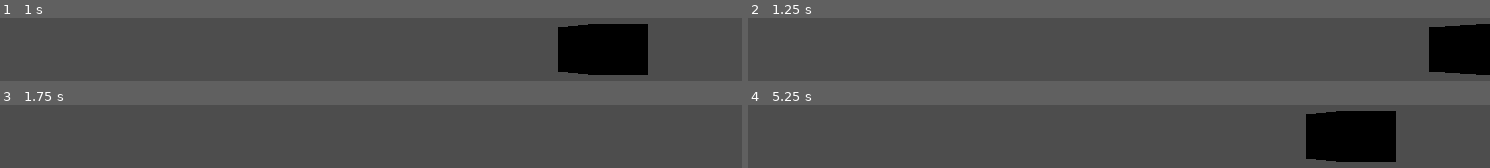
Above: before the commit, frames 1-4 (two rows, left to right).
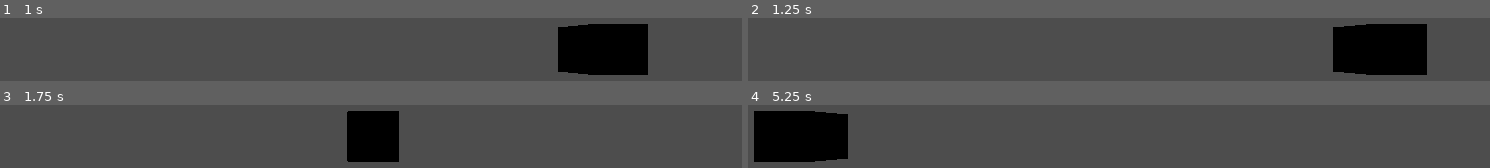
Above: after the commit, the same moments.

Repository: the-g-force/ClownTown
Game: Godot game, scene res://world.tscn
The game is run twice, just before and just after one commit, with the same random seed, the same clock (stepped at 60 frames per second) and the same inputs.
Inputs:
- Up to frame 1 (1 s): tap Enter at 0.5 s; hold D (move_right) from 0.53 s (still down)
- Up to frame 2 (1.25 s): keep holding D (move_right)
- Up to frame 3 (1.75 s): release D (move_right) at 1.28 s; hold A (move_left) from 1.28 s (still down)
- Up to frame 4 (5.25 s): release A (move_left) at 2.03 s; hold D (move_right) 2.03-3.53 s; hold A (move_left) from 3.53 s (still down)

Frame 1 is identical in both runs. In frame 2, 16% of the frame differs, in the area x 78-100%, y 9-91%; in frame 3, 5.7%; in frame 4, 20%, in the area x 0-88%, y 9-91%.

Commit message:
limit lane change to 3 lanes

Diff:
--- a/project/player/player.gd
+++ b/project/player/player.gd
@@ -1,19 +1,25 @@
 extends Area3D
+
+enum Lanes {LEFT, CENTER, RIGHT}
 
 @export var lane_width := 6.0
 @export var lane_change_time := 0.5
 
 var _is_moving := false
+var _current_lane := Lanes.CENTER
 
 
 func _process(_delta:float)->void:
-	var motion_axis := Input.get_axis("move_left", "move_right")
-	if not _is_moving and motion_axis != 0:
-		_change_lanes(sign(motion_axis))
+	var direction := signf(Input.get_axis("move_left", "move_right"))
+	if not _is_moving and direction != 0:
+		if not (direction < 0 and _current_lane == Lanes.LEFT) and (not
+				(direction > 0 and _current_lane == Lanes.RIGHT)):
+			_change_lanes(direction)
 
 
 func _change_lanes(direction:int)->void:
 	_is_moving = true
 	var target_position := position + Vector3.RIGHT * lane_width * direction
 	await create_tween().tween_property(self, "position", target_position, lane_change_time).finished
+	_current_lane += direction
 	_is_moving = false
